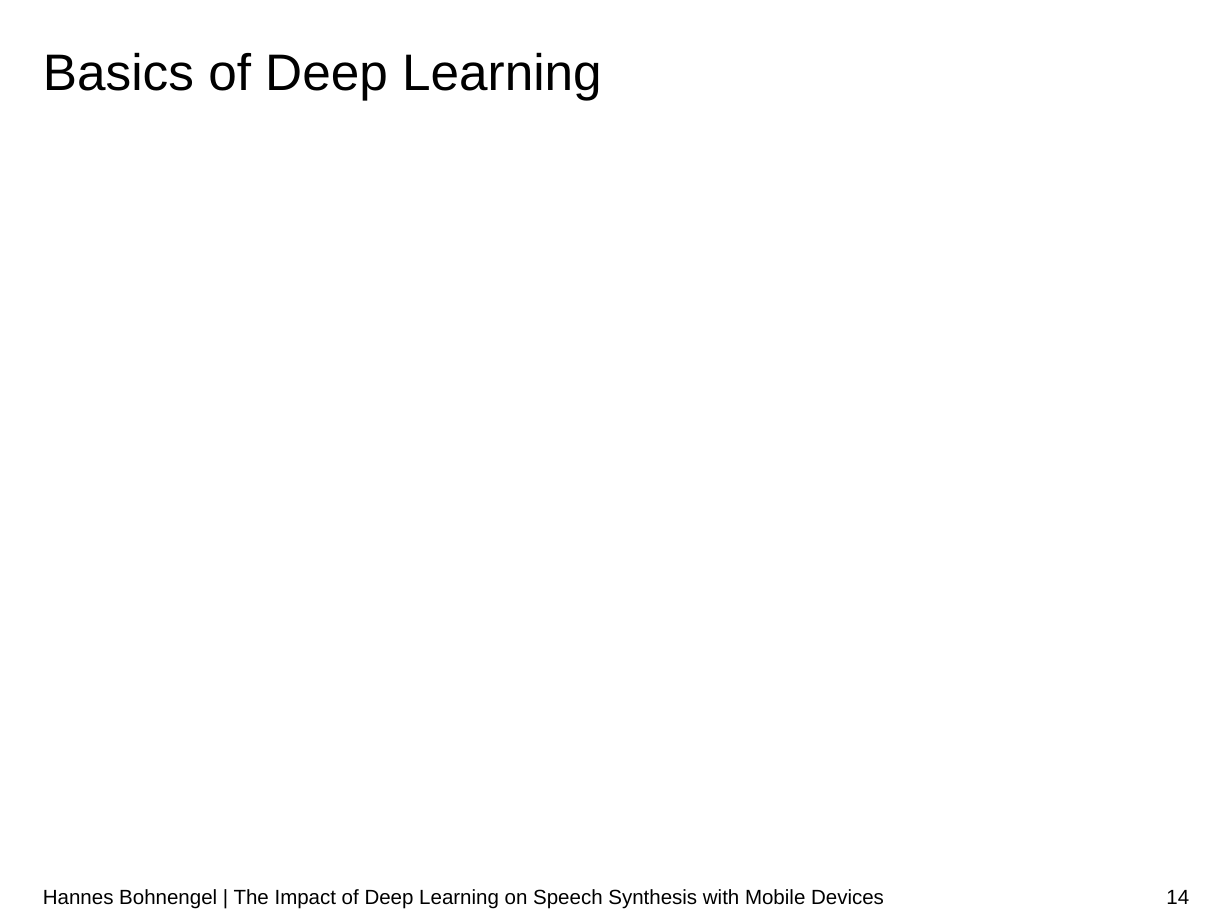
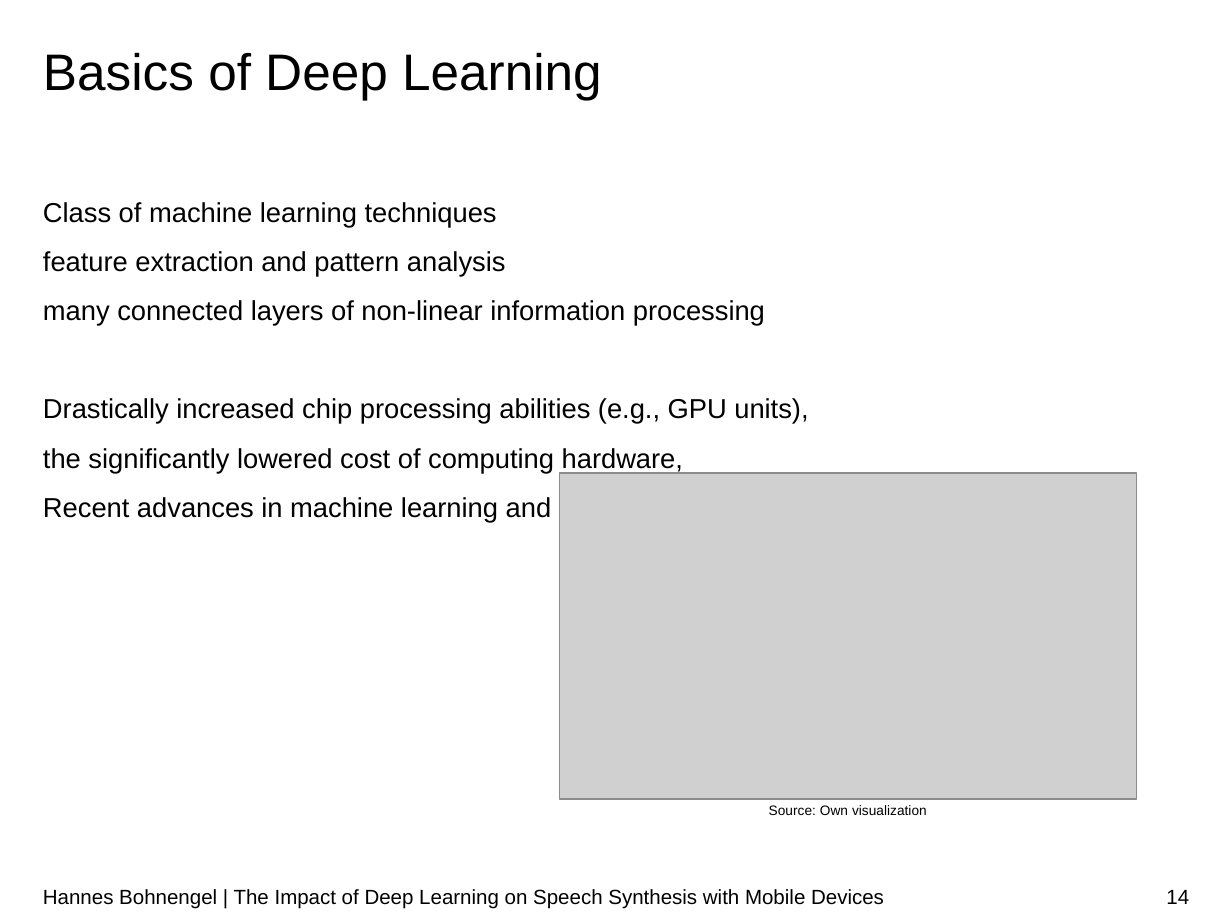
Before and after one commit to hannesb0/deeplearning, a slide deck: slide 14 of pres/Final_Presentation_V03.pptx. Drawn at 1232x924 pixels with LibreOffice and Linux fonts; fonts in the diff are those of the drawing; grey boxes stand for pictures; background and template pictures are left out. Boxes give left, top, right and bottom in pixels: in the first picture for what was removed or moved away, otherwise in the second. Text is boxed around its words. In the diff, an @@ line names an element or a change of style, - is before the commit and + after.

```diff
--- a/pres/Final_Presentation_V03.pptx
+++ b/pres/Final_Presentation_V03.pptx
@@ text added at (43, 202, 808, 523), 16 pt, text #000000 @@
+Class of machine learning techniques
+feature extraction and pattern analysis
+many connected layers of non-linear information processing
+Drastically increased chip processing abilities (e.g., GPU units),
+the significantly lowered cost of computing hardware,
+Recent advances in machine learning and signal/information processing research.
@@ picture added at (559, 473, 1136, 800) @@
@@ text added at (769, 805, 927, 815), 8 pt, text #000000 @@
+Source: Own visualization
```
Also in this commit, not shown: 10 other slides changed, 1 slide added, 4 other files.
